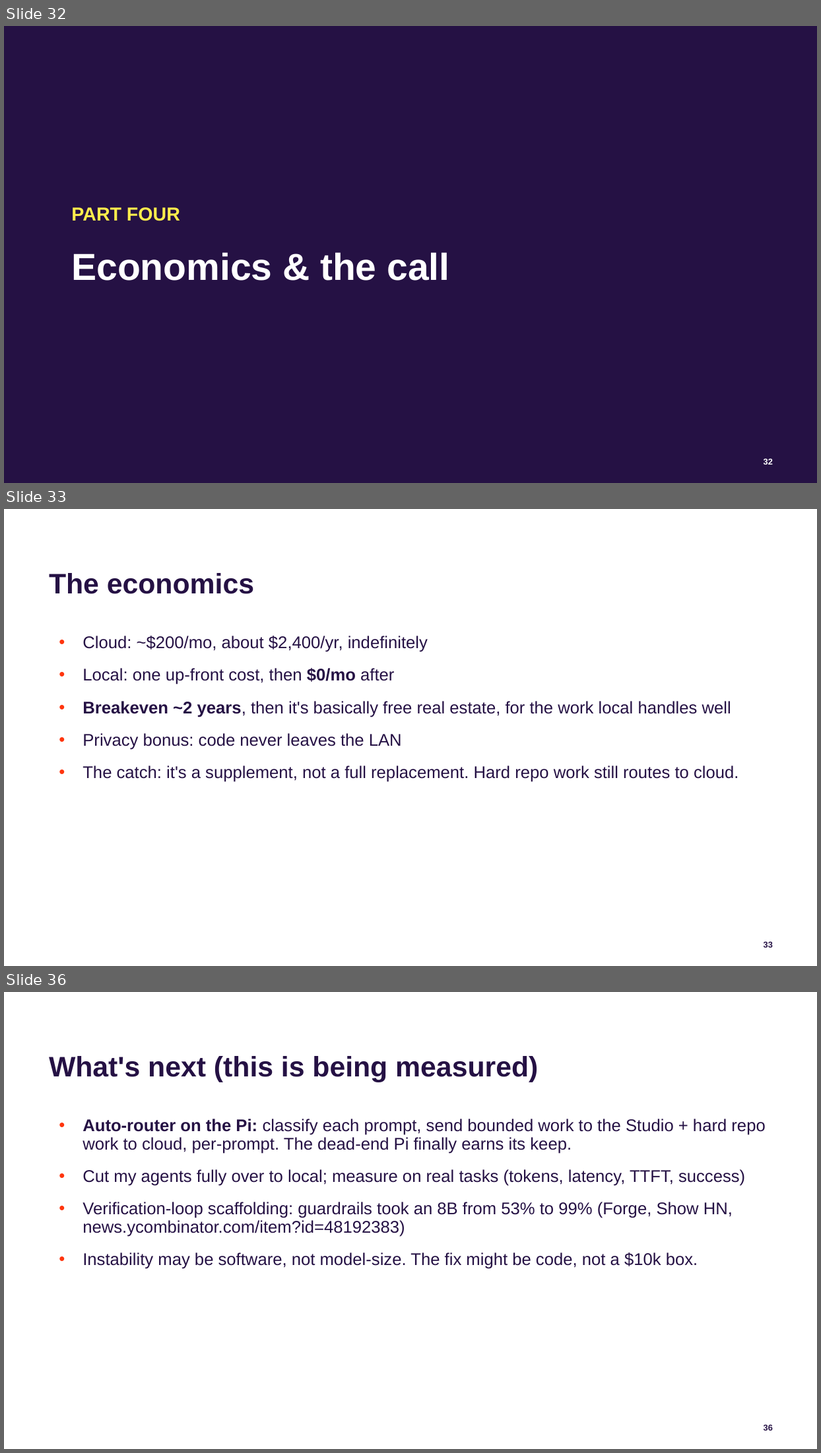
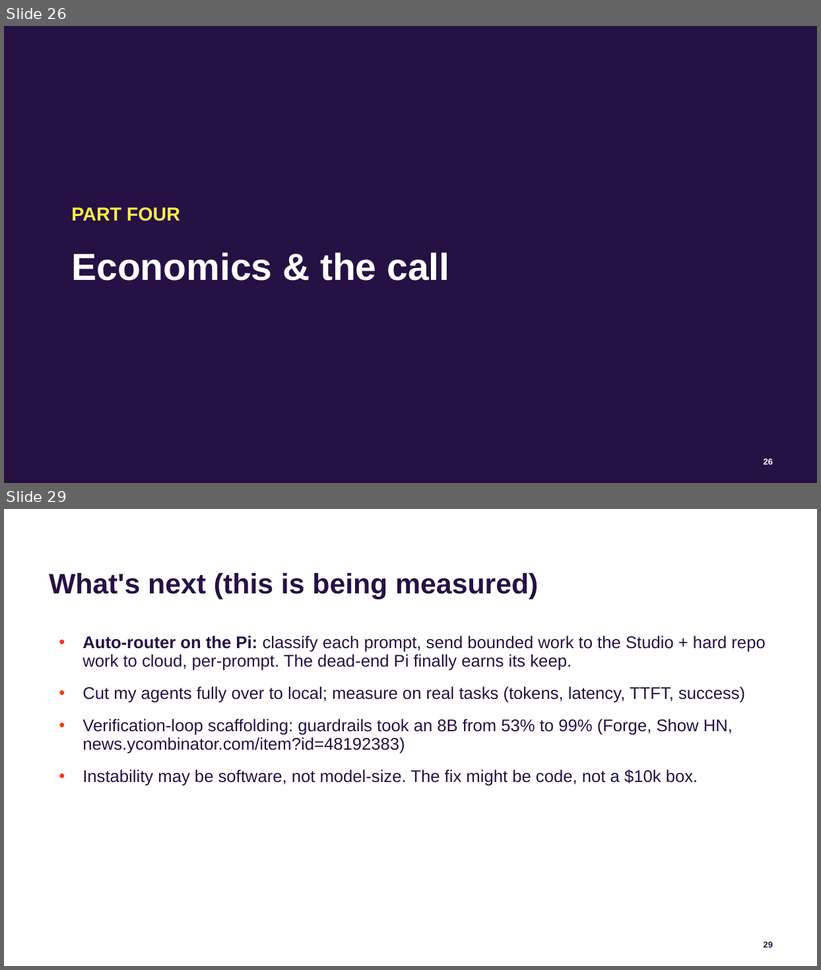
Before and after one commit to jconnolly/local-llm-pi5, a slide deck: local-llm-datasociety.pptx. Shown one above the other, each under a label of ours: slides 32, 33 and 36 before the commit, slides 26 and 29 after it; the slides between them are not shown. The pictures are 821x1453 and 821x970 pixels, drawn with LibreOffice and Linux fonts; fonts in the diff are those of the drawing; background and template pictures are left out. Boxes give left, top, right and bottom in pixels: in the first picture for what was removed or moved away, otherwise in the second. Text is boxed around its words. In the diff, an @@ line names an element or a change of style, - is before the commit and + after.

```diff
--- a/local-llm-datasociety.pptx
+++ b/local-llm-datasociety.pptx
@@ slide 33 removed at [4,509,817,966], background #FFFFFF; not listed: 1 template element that a slide beside it also shows @@
@@ title removed at [49,573,254,594] @@
-The economics
@@ text removed at [83,636,739,782] @@
-• Cloud: ~$200/mo, about $2,400/yr, indefinitely
-• Local: one up-front cost, then $0/mo after
-• Breakeven ~2 years, then it's basically free real estate, for the work local handles well
-• Privacy bonus: code never leaves the LAN
-• The catch: it's a supplement, not a full replacement. Hard repo work still routes to cloud.
@@ what was slide 32 is now slide 26 @@
@@ page number at [764,459,773,465]: text changed @@
-32
+26
@@ what was slide 36 is now slide 29 @@
```
Also in this commit, not shown: 4 slides changed, 10 other slides removed, 3 other files.
